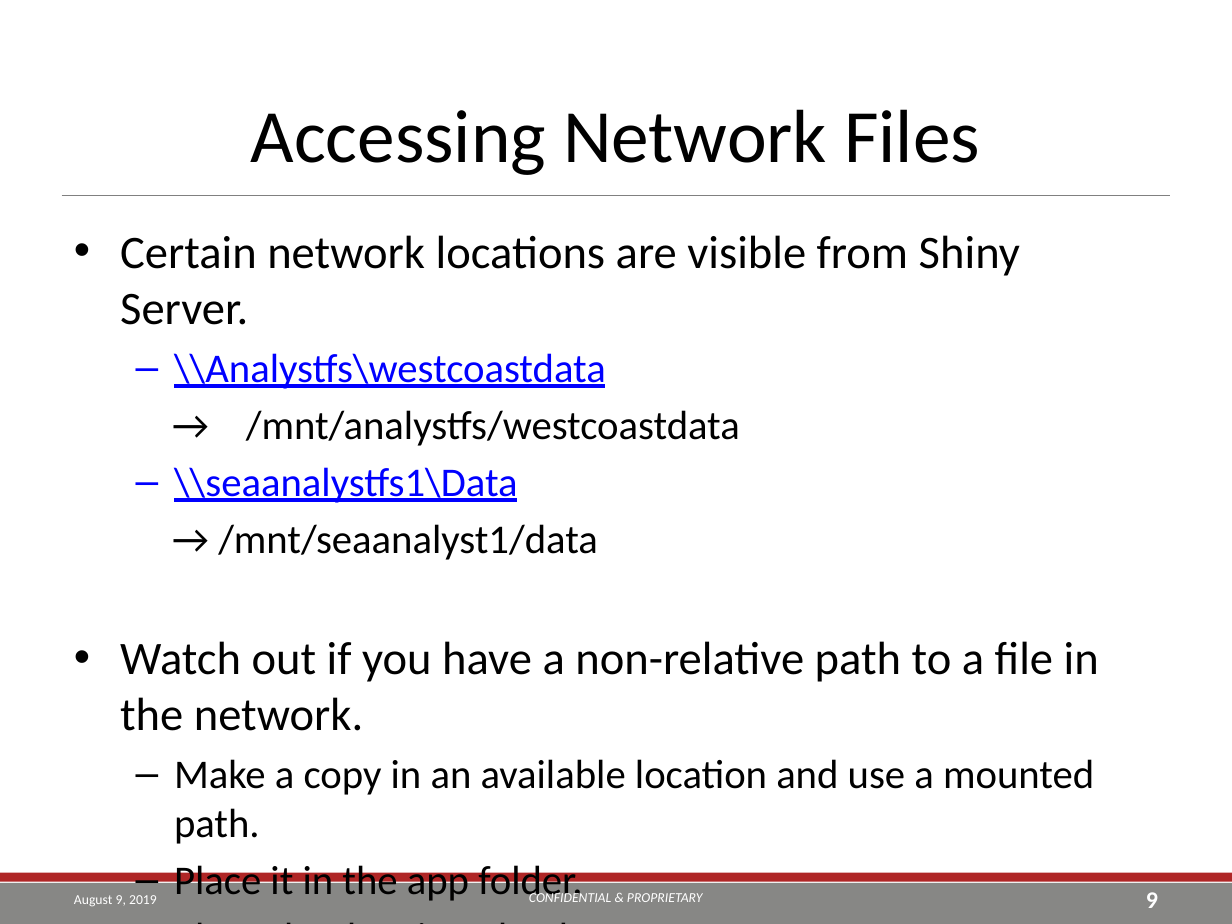
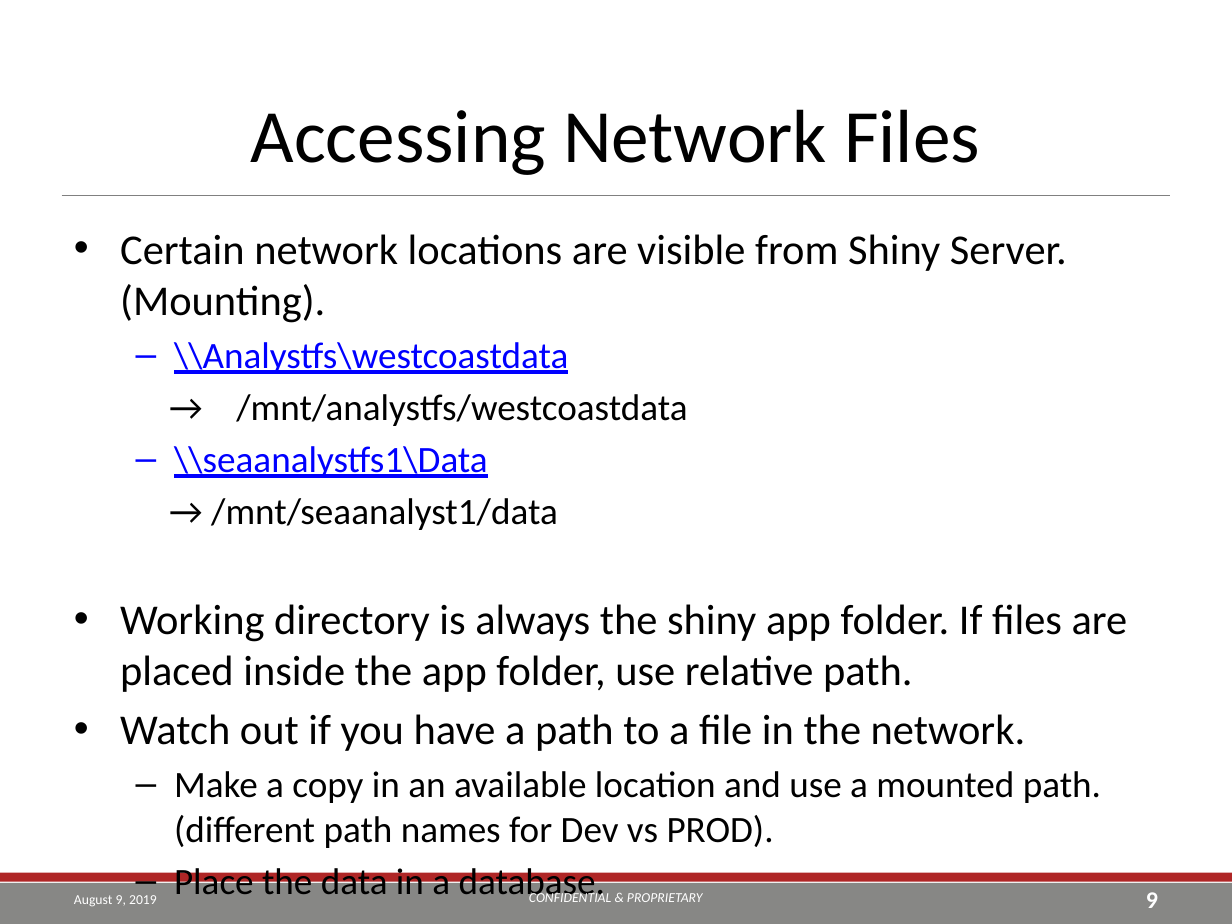
Before and after one commit to TEA-Analytics/ShinyWorkshop, a slide deck: slide 9 of Day 2.pptx. Drawn at 1232x924 pixels with LibreOffice and Linux fonts; fonts in the diff are those of the drawing; background and template pictures are left out. Boxes give left, top, right and bottom in pixels: in the first picture for what was removed or moved away, otherwise in the second. Text is boxed around its words. In the diff, an @@ line names an element or a change of style, - is before the commit and + after.

```diff
--- a/Day 2.pptx
+++ b/Day 2.pptx
@@ text at [120, 234, 1067, 323]: text changed; size 27.2 to 24.8 pt @@
-• Certain network locations are visible from Shiny Server.
+• Certain network locations are visible from Shiny Server. (Mounting).
@@ text at [174, 342, 687, 902]: size 23.8 to 21.7 pt in "\\Analystfs\westcoastdata", "→ /mnt/analystfs/westcoastdata", "\\seaanalystfs1\Data", "→ /mnt/seaanalyst1/data" and 1 more places @@
@@ text at [120, 604, 1128, 848]: text changed; size 23.8 to 24.8 pt @@
-• Watch out if you have a non-relative path to a file in the network.
-  – Make a copy in an available location and use a mounted path.
-  – Place it in the app folder.
+• Working directory is always the shiny app folder. If files are placed inside the app folder, use relative path.
+• Watch out if you have a path to a file in the network.
+  – Make a copy in an available location and use a mounted path. (different path names for Dev vs PROD).
```
Also in this commit, not shown: 5 other slides changed, 3 slides added, 1 slide removed, 2 other files.
